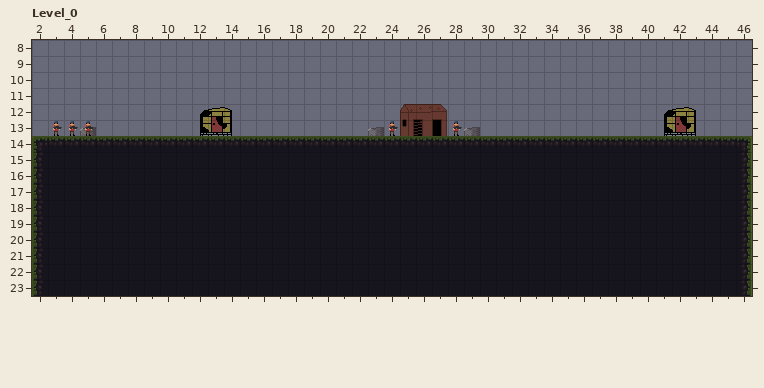
Two states of a LDtk project, public/Ldtk/FirstLevel.ldtk. The picture above is the old version.
Cells are 16x16 px. Shown: Level_0 x 2..46, y 8..23.
The result:
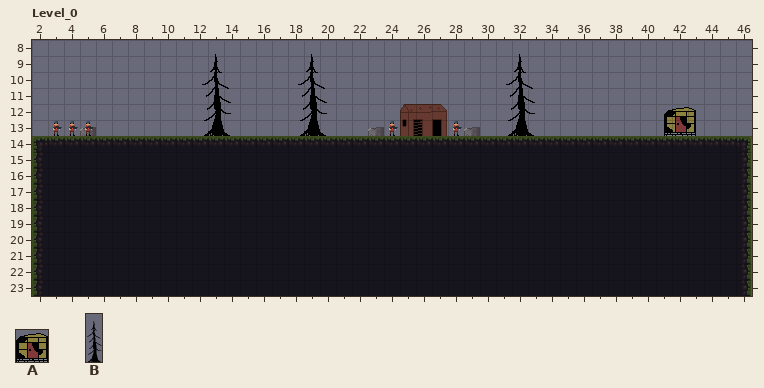
Key: from "InfectedFarmHouse": A 0; from "Tree": B 0.
Objects are placed by their top-left corner, in cells (3,4 is the top-left corner of cell 3,4); size is 1x1 cell unless given.
Edits made:
{"where": "layer \"Infected_Buildings\""}
{"now": "B \"Tree\" at 18.5,8 size 2x6"}
{"now": "B \"Tree\" at 31.5,8 size 2x6"}
{"now": "B \"Tree\" at 12.5,8 size 2x6"}
{"was": "A \"Infected_Building\" at 12.5,12 size 2x2"}
{"label":"changed","picture_box":[200,54,232,136]}
{"label":"added","picture_box":[298,54,327,136]}
{"label":"added","picture_box":[506,54,535,136]}
